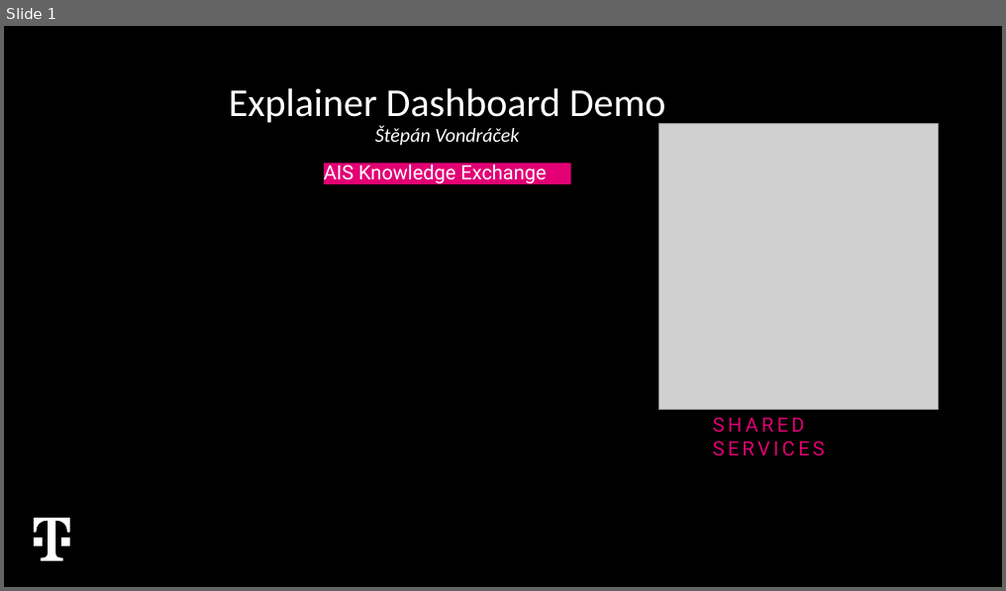
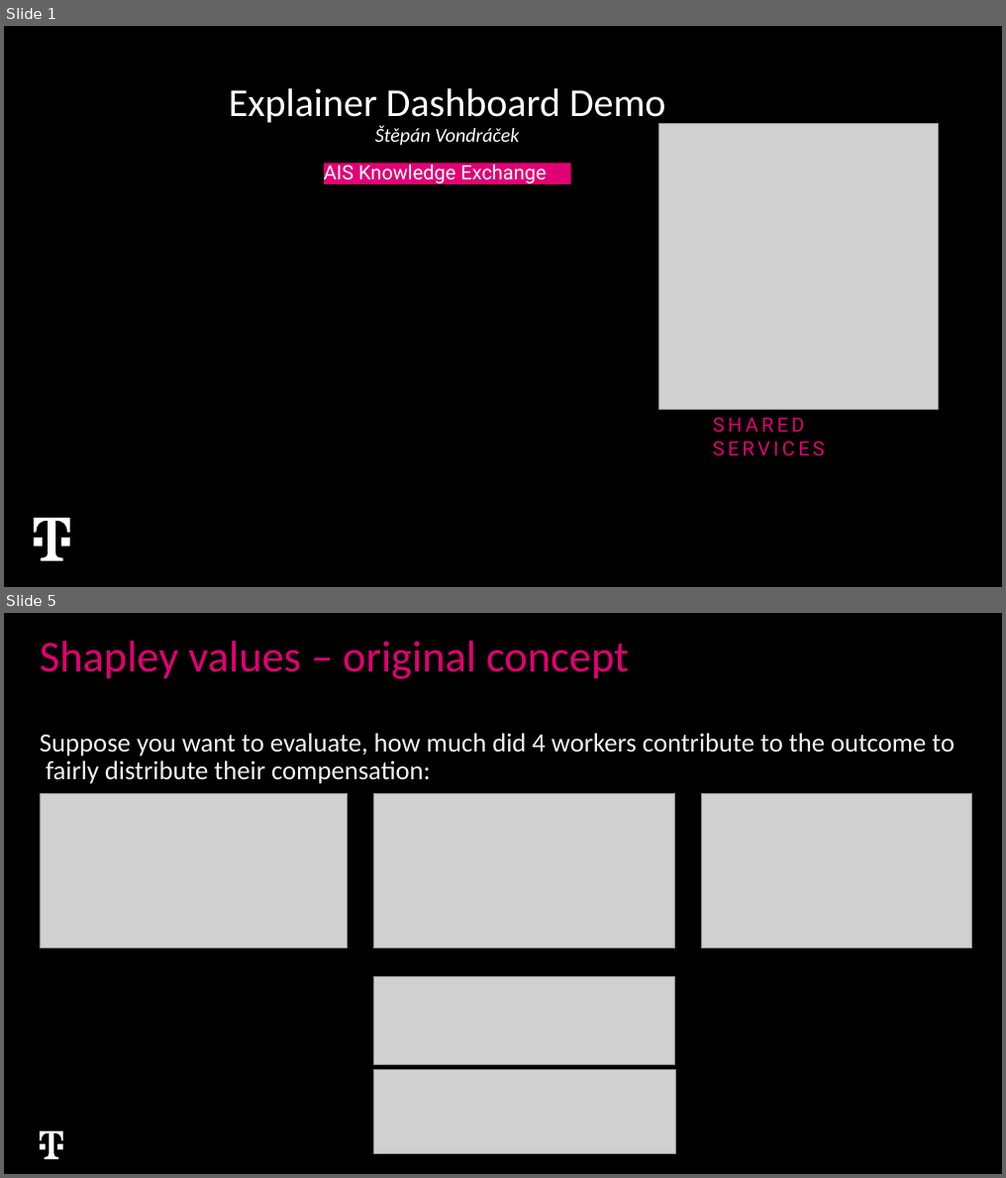
Before and after one commit to VondracekS/ExplainabilityExchange, a slide deck: ExplainerDahboards_AIS_KnowledgeExchange.pptx. Shown one above the other, each under a label of ours: slide 1 before the commit, slides 1 and 5 after it; the slides between them are not shown. The pictures are 1006x591 and 1006x1178 pixels, drawn with LibreOffice and Linux fonts; fonts in the diff are those of the drawing; grey boxes stand for pictures; background and template pictures are left out. Boxes give left, top, right and bottom in pixels: in the first picture for what was removed or moved away, otherwise in the second. Text is boxed around its words. In the diff, an @@ line names an element or a change of style, - is before the commit and + after.

```diff
--- a/ExplainerDahboards_AIS_KnowledgeExchange.pptx
+++ b/ExplainerDahboards_AIS_KnowledgeExchange.pptx
@@ slide 5 added at bbox=[4, 613, 1002, 1174], background #000000 @@
@@ title added at bbox=[40, 641, 954, 784], 24 pt, text #F2F2F2 @@
+Shapley values – original concept
+Suppose you want to evaluate, how much did 4 workers contribute to the outcome to fairly distribute their compensation:
@@ picture added at bbox=[40, 793, 347, 948] @@
@@ picture added at bbox=[373, 793, 675, 948] @@
@@ picture added at bbox=[701, 793, 971, 948] @@
@@ picture added at bbox=[373, 977, 675, 1064] @@
@@ picture added at bbox=[373, 1070, 675, 1154] @@
@@ freeform shape added at bbox=[40, 1132, 63, 1159], fill #FFFFFF @@
```
Also in this commit, not shown: 4 slides changed, 3 other slides added, 1 slide removed, 3 other files.
